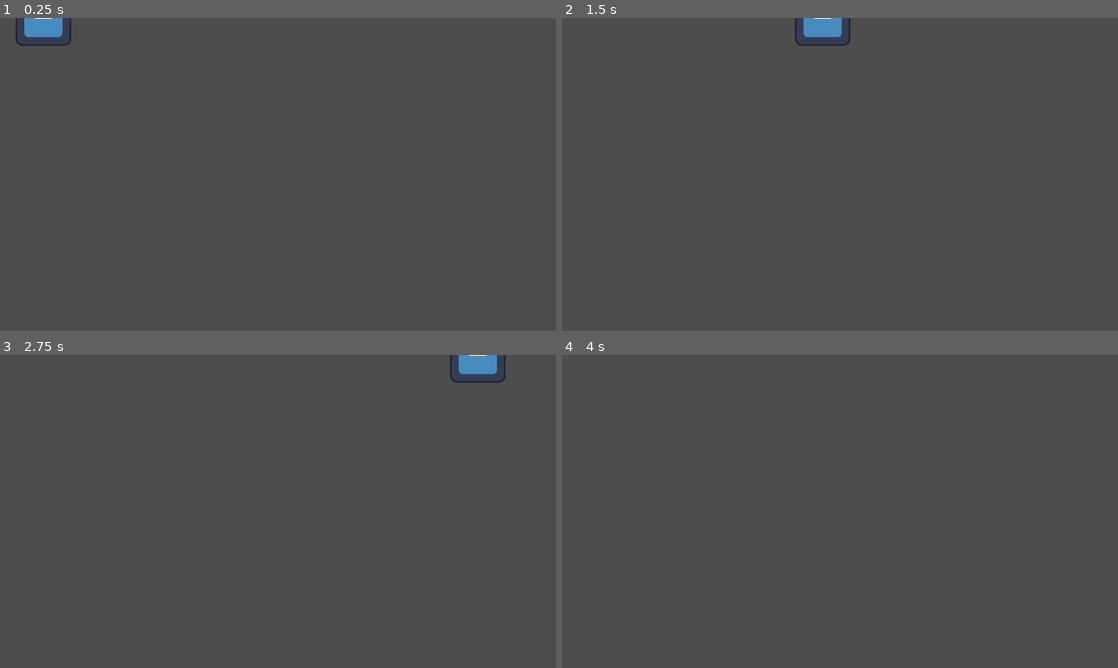
Above: before the commit, frames 1-4 (two rows, left to right).
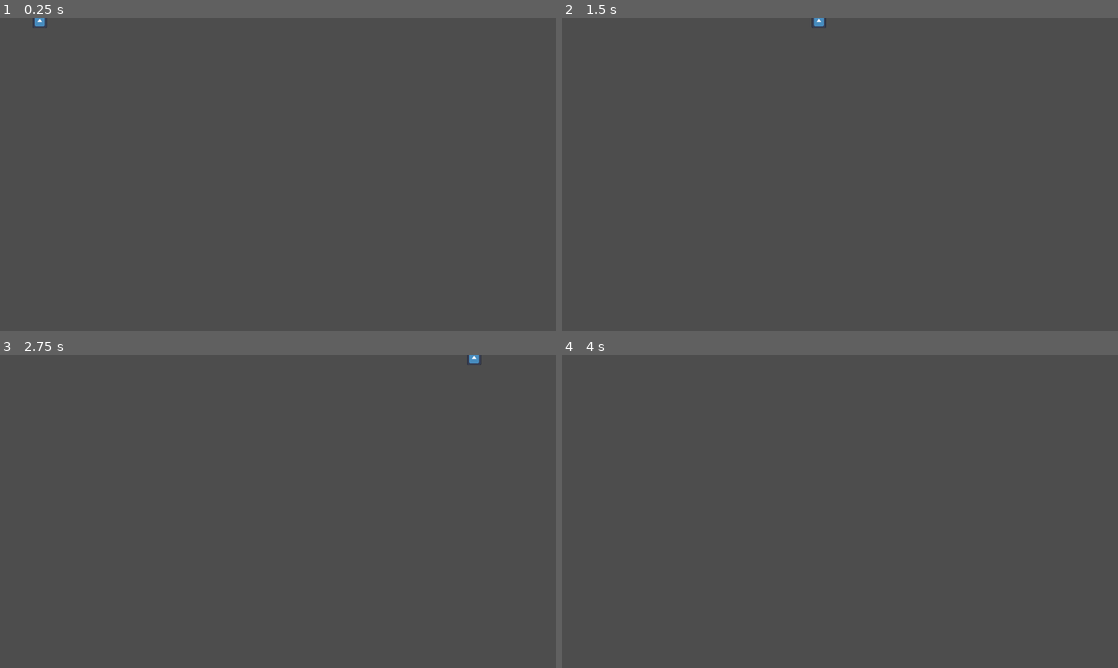
Above: after the commit, the same moments.

Repository: EXLAIZOR/tick-times
Game: Godot game, scene res://bullet.tscn
The game is run twice, just before and just after one commit, with the same random seed, the same clock (stepped at 60 frames per second) and the same inputs. This scene is started directly instead of the project's main scene. The engine's default icon, where the game draws it, is replaced by a stand-in: a white triangle on a blue panel in a dark square.
Inputs (mouse positions are in pixels of both pictures, inside the frame that each line leads up to):
- Up to frame 1 (0.25 s): no input
- Up to frame 2 (1.5 s): move the mouse to (962, 158) at 0.52 s; hold D (MoveRight) from 0.53 s (still down); click (962, 158) at 0.6 s; tap W (Jump) at 0.77 s; move the mouse to (728, 190) at 1.27 s; click (728, 190) at 1.35 s
- Up to frame 3 (2.75 s): tap W (Jump) at 1.52 s; move the mouse to (333, 442) at 2.02 s; release D (MoveRight) at 2.03 s; hold A (MoveLeft) from 2.03 s (still down); click (333, 442) at 2.1 s
- Up to frame 4 (4 s): move the mouse to (812, 574) at 2.77 s; release A (MoveLeft) at 2.78 s; hold D (MoveRight) from 2.78 s (still down); click (812, 574) at 2.85 s; tap W (Jump) at 3.02, 3.77 s; move the mouse to (1006, 558) at 3.52 s; click (1006, 558) at 3.6 s

The runs differ from the first frame. In frame 1, 0.5% of the frame differs, in the area x 2-13%, y 0-9%; in frame 2, 0.5%, in the area x 41-52%, y 0-9%; in frame 3, 0.5%; in frame 4, nothing differs.

Commit message:
arrows
keyes

Diff:
--- a/bullet.tscn
+++ b/bullet.tscn
@@ -11,7 +11,7 @@
 metadata/_custom_type_script = "uid://br1ka662muyfh"
 
 [sub_resource type="RectangleShape2D" id="RectangleShape2D_e1x5f"]
-size = Vector2(128, 128)
+size = Vector2(32.5, 29.5)
 
 [node name="Bullet" type="Node2D" unique_id=963133311]
 script = ExtResource("1_2b2rl")
@@ -24,7 +24,10 @@
 metadata/_custom_type_script = "uid://d3lekxp3p1unq"
 
 [node name="CollisionShape2D" type="CollisionShape2D" parent="AttackComponent" unique_id=33913304]
+position = Vector2(-7.25, 9.75)
 shape = SubResource("RectangleShape2D_e1x5f")
 
 [node name="Sprite2D" type="Sprite2D" parent="." unique_id=1989405195]
+position = Vector2(-8.500004, 8.250003)
+scale = Vector2(0.25781253, 0.23828128)
 texture = ExtResource("3_b7duk")
--- a/project.godot
+++ b/project.godot
@@ -29,20 +29,25 @@
 Jump={
 "deadzone": 0.2,
 "events": [Object(InputEventKey,"resource_local_to_scene":false,"resource_name":"","device":-1,"window_id":0,"alt_press …(192 unchanged characters)…
+, Object(InputEventKey,"resource_local_to_scene":false,"resource_name":"","device":-1,"window_id":0,"alt_pressed":false,"shift_pressed":false,"ctrl_pressed":false,"meta_pressed":false,"pressed":false,"keycode":0,"physical_keycode":32,"key_label":0,"unicode":32,"location":0,"echo":false,"script":null)
+, Object(InputEventKey,"resource_local_to_scene":false,"resource_name":"","device":-1,"window_id":0,"alt_pressed":false,"shift_pressed":false,"ctrl_pressed":false,"meta_pressed":false,"pressed":false,"keycode":0,"physical_keycode":4194320,"key_label":0,"unicode":0,"location":0,"echo":false,"script":null)
 ]
 }
 MoveRight={
 "deadzone": 0.2,
 "events": [Object(InputEventKey,"resource_local_to_scene":false,"resource_name":"","device":-1,"window_id":0,"alt_press …(192 unchanged characters)…
+, Object(InputEventKey,"resource_local_to_scene":false,"resource_name":"","device":-1,"window_id":0,"alt_pressed":false,"shift_pressed":false,"ctrl_pressed":false,"meta_pressed":false,"pressed":false,"keycode":0,"physical_keycode":4194321,"key_label":0,"unicode":0,"location":0,"echo":false,"script":null)
 ]
 }
 MoveLeft={
 "deadzone": 0.2,
 "events": [Object(InputEventKey,"resource_local_to_scene":false,"resource_name":"","device":-1,"window_id":0,"alt_press …(191 unchanged characters)…
+, Object(InputEventKey,"resource_local_to_scene":false,"resource_name":"","device":-1,"window_id":0,"alt_pressed":false,"shift_pressed":false,"ctrl_pressed":false,"meta_pressed":false,"pressed":false,"keycode":0,"physical_keycode":4194319,"key_label":0,"unicode":0,"location":0,"echo":false,"script":null)
 ]
 }
 Attack={
 "deadzone": 0.2,
 "events": [Object(InputEventMouseButton,"resource_local_to_scene":false,"resource_name":"","device":-1,"window_id":0,"a …(253 unchanged characters)…
+, Object(InputEventKey,"resource_local_to_scene":false,"resource_name":"","device":-1,"window_id":0,"alt_pressed":false,"shift_pressed":false,"ctrl_pressed":false,"meta_pressed":false,"pressed":false,"keycode":0,"physical_keycode":88,"key_label":0,"unicode":120,"location":0,"echo":false,"script":null)
 ]
 }
